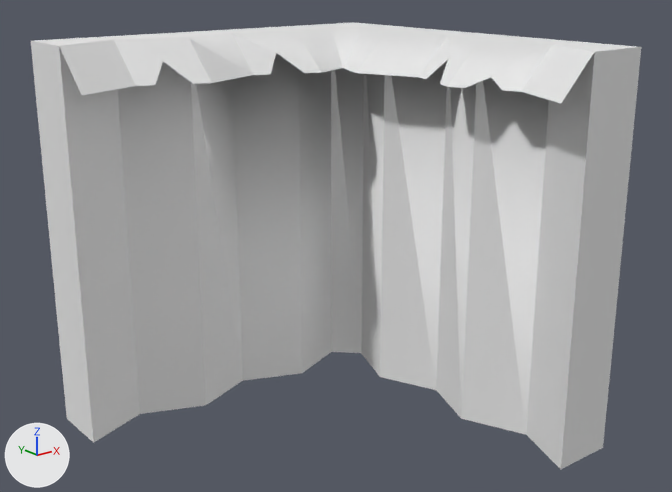
What one commit did to the OBJ model DynamicLab/Assets/Nature Kit/Models/OBJ format/cliff_cornerInnerTop_rock.obj.
Both versions are drawn from a 50 mm camera at (-1.348, -1.724, 1.196) aimed at (0.021, -0.012, 0.511). The lights are fixed; the arrows at lower left show +X, +Y and +Z. The older version comes first. Where no turn or scale is listed for an object, it has been applied to the vertices.

In view in the first picture: 'cliff_cornerInnerTop_rock'.
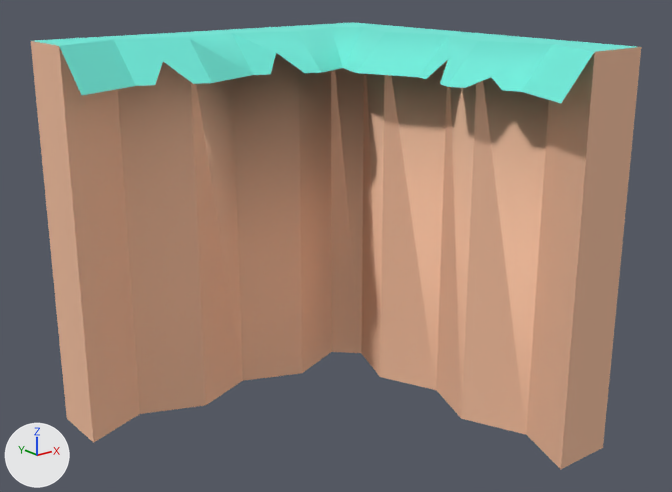
Edits to the bpy script that builds the scene:
```text
Change mat_dirt:
    mat_dirt.base_color: (0.8, 0.8, 0.8) -> (0.886, 0.514, 0.341)  # white #e7e7e7 -> beige #f2be9e
Change mat_grass:
    mat_grass.base_color: (0.8, 0.8, 0.8) -> (0.173, 0.847, 0.722)  # white #e7e7e7 -> cyan #73eddd
```

Pixel boxes (x1, y1, x2, y2) of what changed, in the pictures (672 x 492 px):
'cliff_cornerInnerTop_rock', recoloured (white to beige)
    both: (31, 22, 641, 469)
